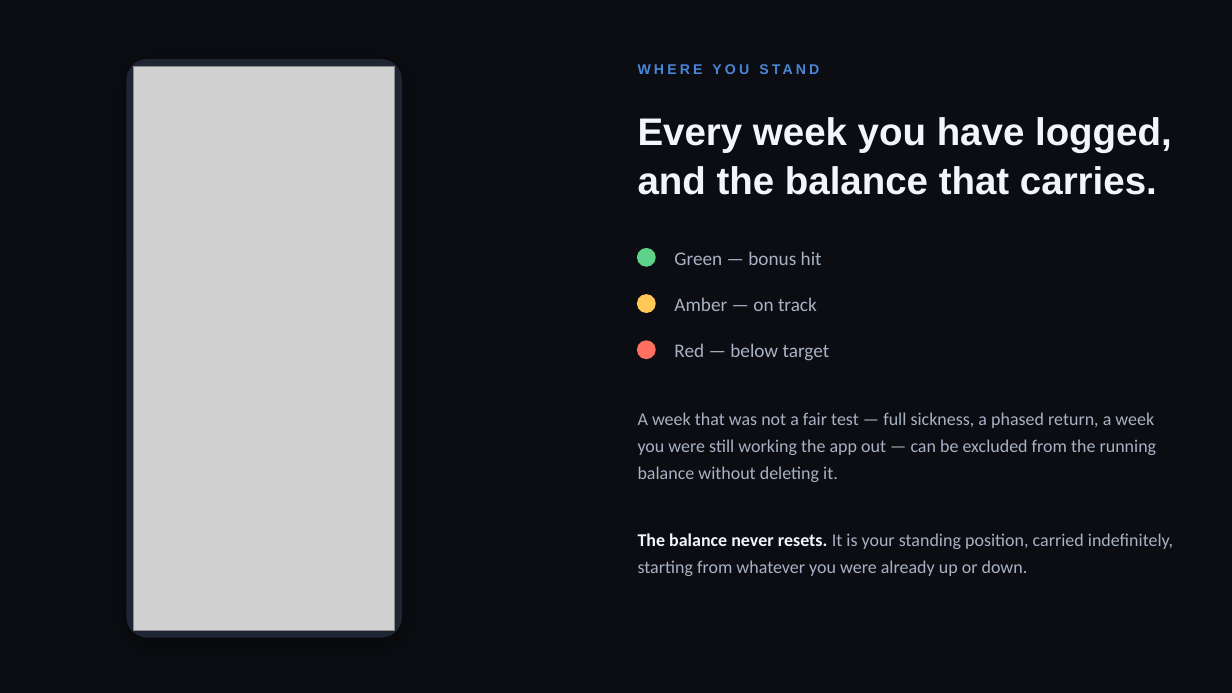
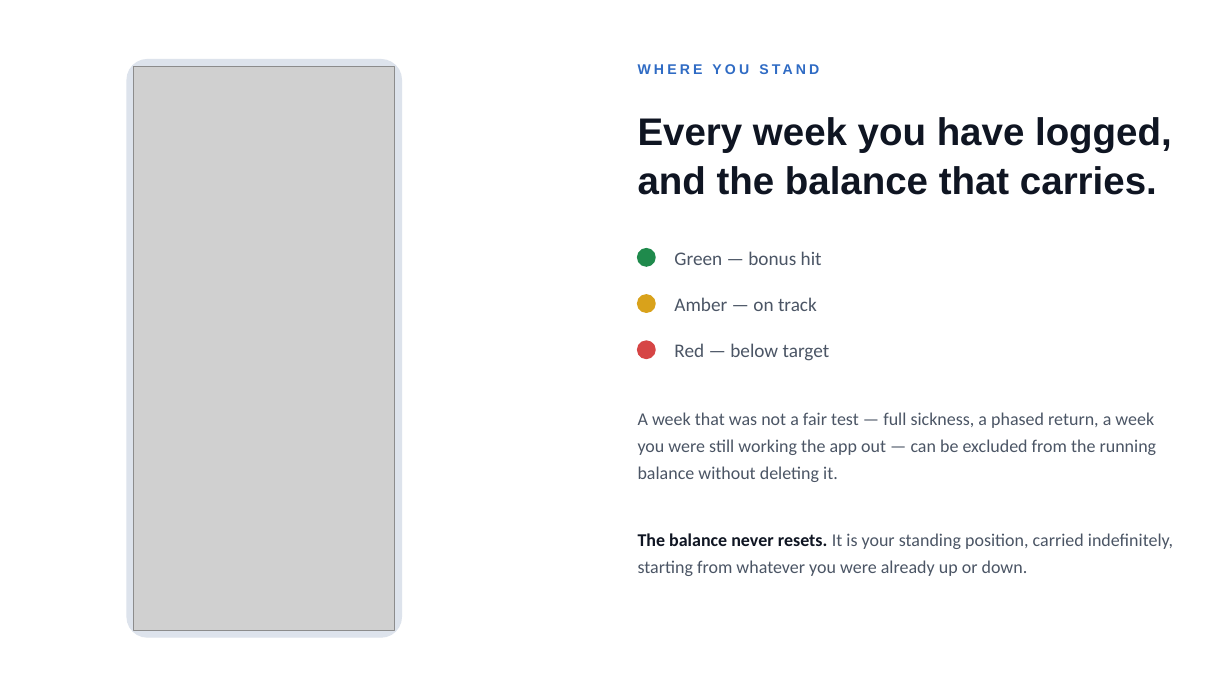
Before and after one commit to belacorg/CTAPTracker, a slide deck: slide 7 of docs/presentation/CTAP-Tracker.pptx. Drawn at 1232x693 pixels with LibreOffice and Linux fonts; fonts in the diff are those of the drawing; grey boxes stand for pictures. Boxes give left, top, right and bottom in pixels: in the first picture for what was removed or moved away, otherwise in the second. Text is boxed around its words. In the diff, an @@ line names an element or a change of style, - is before the commit and + after.

```diff
--- a/docs/presentation/CTAP-Tracker.pptx
+++ b/docs/presentation/CTAP-Tracker.pptx
@@ background #0B0D12 to #FFFFFF @@
@@ text "WHERE YOU STAND" at box(638, 57, 1178, 81): text colour #4A86D8 to #2F6BC4 @@
@@ rounded rectangle at box(128, 60, 402, 638): fill #1E2533 to #DDE3EC; outline #1E2533 1 pt to #DDE3EC 1 pt; shadow off @@
@@ text "Every week you have logged," at box(638, 117, 1172, 195): text colour #F2F5FA to #0F1522 @@
@@ ellipse at box(638, 249, 655, 266): fill #5FD28A to #1F8A4C; outline #5FD28A 1 pt to #1F8A4C 1 pt @@
@@ ellipse at box(638, 295, 655, 312): fill #FFC857 to #D9A21B; outline #FFC857 1 pt to #D9A21B 1 pt @@
@@ ellipse at box(638, 341, 655, 359): fill #FF7060 to #D64545; outline #FF7060 1 pt to #D64545 1 pt @@
@@ text colour #A8B2C4 to #4B5565 in 4 elements at box(674, 251, 822, 265), box(674, 297, 817, 311), box(674, 343, 830, 361), box(638, 412, 1157, 482) @@
@@ text "The balance never resets. It ..." at box(638, 533, 1173, 576): text colour #F2F5FA to #0F1522 in "The balance never resets."; text colour #A8B2C4 to #4B5565 in "It is your standing position, carried indefinitely, ..." @@
```
Also in this commit, not shown: 10 other slides changed.
